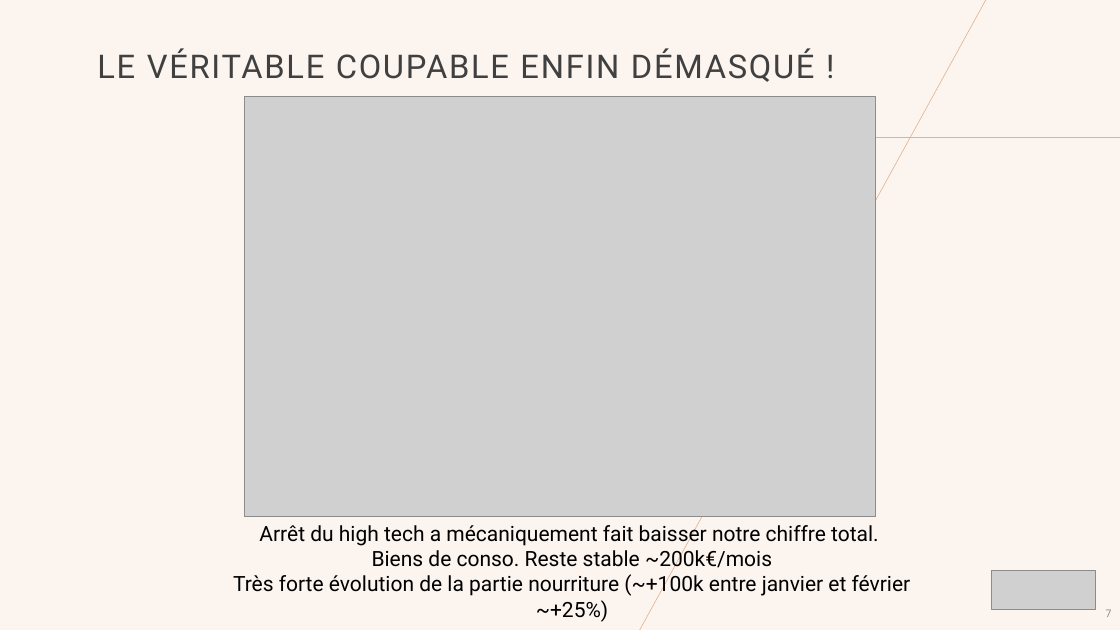
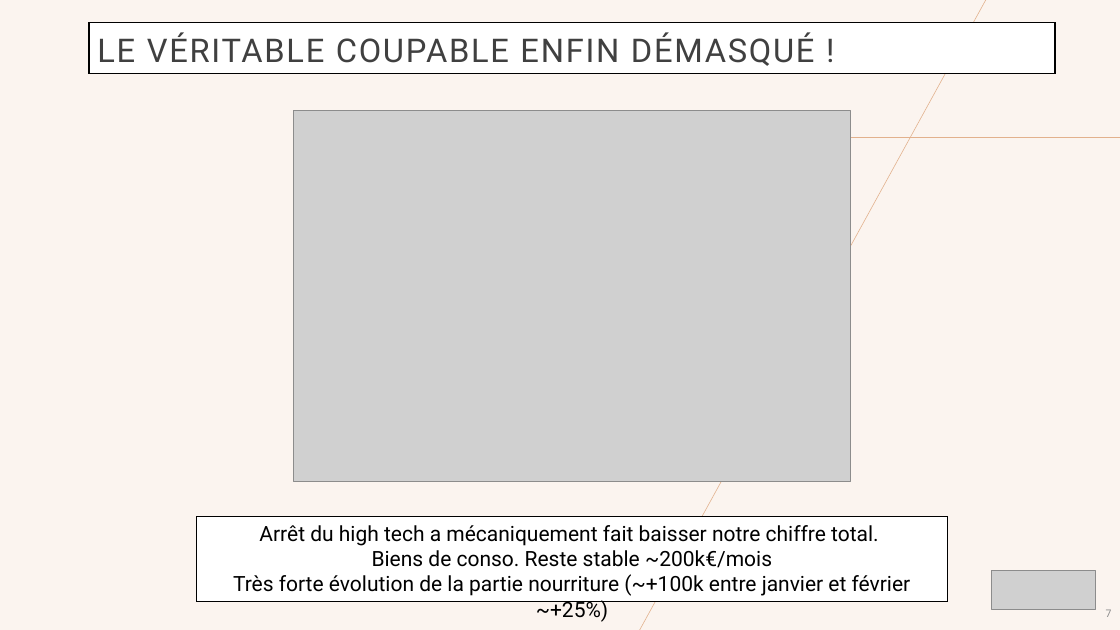
Before and after one commit to ziedbelhocine/Cours-OC, a slide deck: slide 7 of Data_Analyst/Projet_2/rapport mensuel des actions marketing2.pptx. Drawn at 1120x630 pixels with LibreOffice and Linux fonts; fonts in the diff are those of the drawing; grey boxes stand for pictures; background and template pictures are left out. Boxes give left, top, right and bottom in pixels: in the first picture for what was removed or moved away, otherwise in the second. Text is boxed around its words. In the diff, an @@ line names an element or a change of style, - is before the commit and + after.

```diff
--- a/Data_Analyst/Projet_2/rapport mensuel des actions marketing2.pptx
+++ b/Data_Analyst/Projet_2/rapport mensuel des actions marketing2.pptx
@@ title "LE VÉRITABLE COUPABLE ENFIN DÉMASQUÉ ..." at [89,23,1055,73]: fill none to #FFFFFF; outline none to #000000 1 pt @@
@@ title "LE VÉRITABLE COUPABLE ENFIN DÉMASQUÉ ...": place and size @@
-title "LE VÉRITABLE COUPABLE ENFIN DÉMASQUÉ ..." at [97,48,815,82]
+title "LE VÉRITABLE COUPABLE ENFIN DÉMASQUÉ ..." at [89,23,1055,73]
@@ picture: place and size @@
-picture at [245,97,875,517]
+picture at [293,111,851,482]
@@ rectangle "Arrêt du high tech a ...": place and size @@
-rectangle "Arrêt du high tech a ..." at [233,522,911,598]
+rectangle "Arrêt du high tech a ..." at [197,517,949,602]
@@ rectangle "Arrêt du high tech a ..." at [197,517,949,602]: fill none to #FFFFFF; outline none to #000000 1 pt @@
@@ page number added at [791,584,1044,618], 9 pt, text #8C8C8C @@
+7
```
Also in this commit, not shown: 4 other slides changed, 1 other file.
